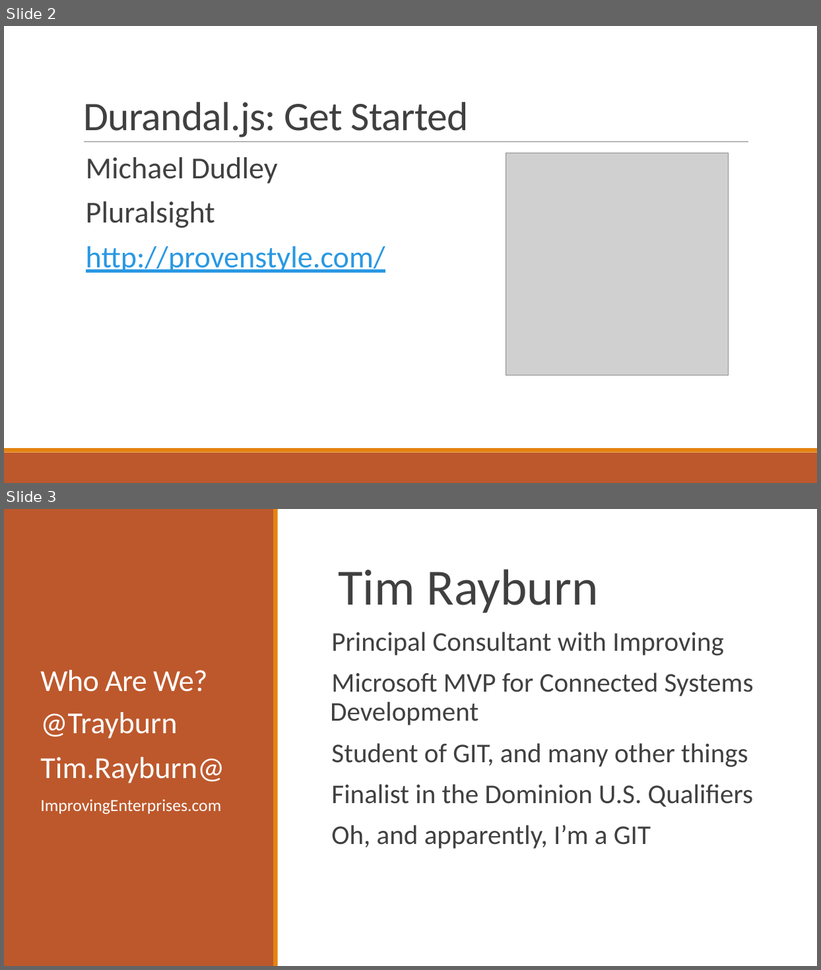
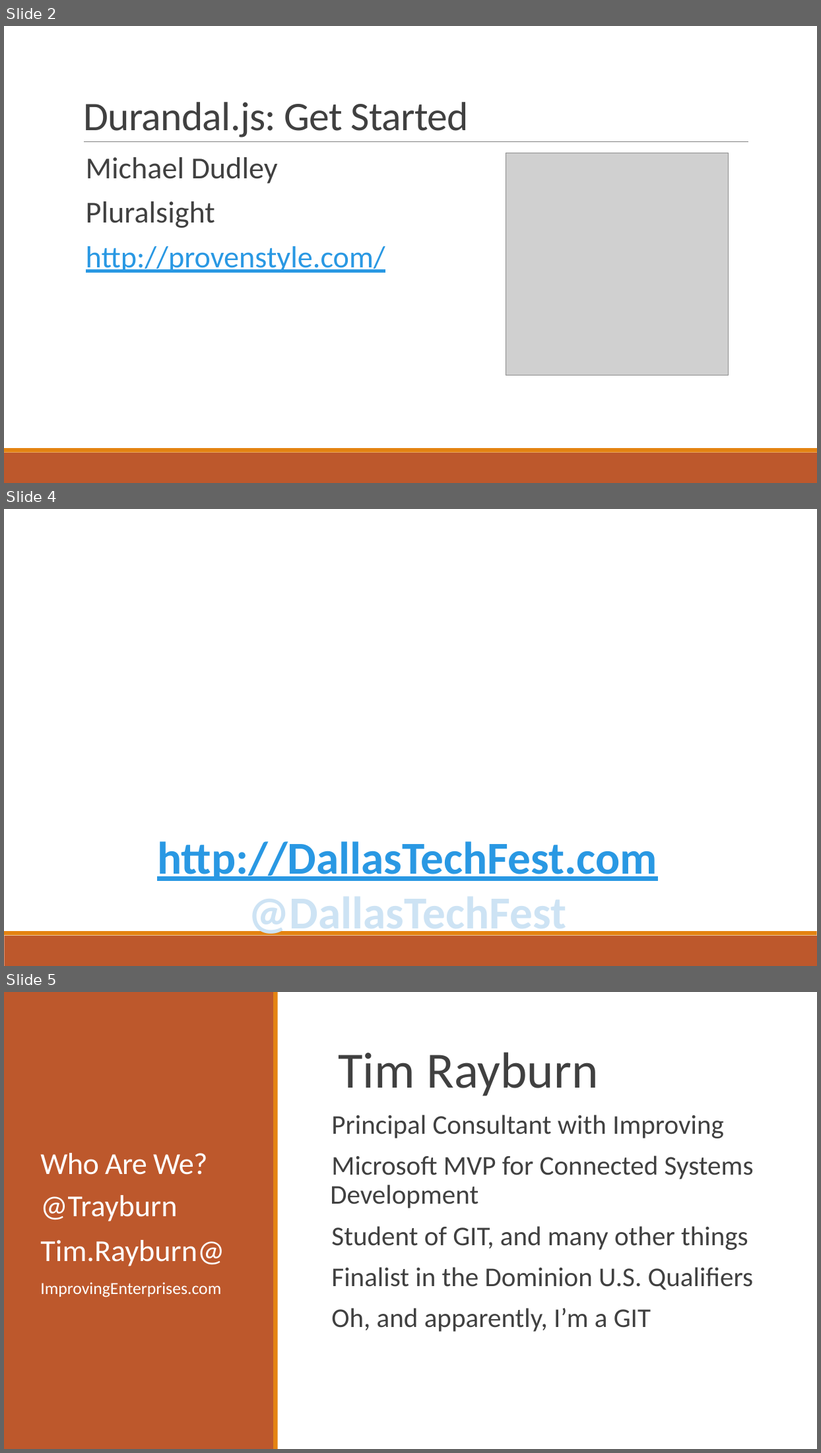
Before and after one commit to trayburn/Presentation-GitIntro, a slide deck: resources-from-tim/GIT Intro.pptx. Shown one above the other, each under a label of ours: slides 2 and 3 before the commit, slides 2, 4 and 5 after it; the slides between them are not shown. The pictures are 821x970 and 821x1453 pixels, drawn with LibreOffice and Linux fonts; fonts in the diff are those of the drawing; grey boxes stand for pictures; background and template pictures are left out. Boxes give left, top, right and bottom in pixels: in the first picture for what was removed or moved away, otherwise in the second. Text is boxed around its words. In the diff, an @@ line names an element or a change of style, - is before the commit and + after.

```diff
--- a/resources-from-tim/GIT Intro.pptx
+++ b/resources-from-tim/GIT Intro.pptx
@@ slide 4 added at box(4, 509, 817, 966), background picture (left out); not listed: 2 template elements that a slide beside it also shows @@
@@ text added at box(157, 842, 657, 941), 54 pt, text #2998E3, bold, underline @@
+http://DallasTechFest.com
+@DallasTechFest
@@ what was slide 3 is now slide 5 @@
```
Also in this commit, not shown: 3 slides changed, 1 other slide added.
